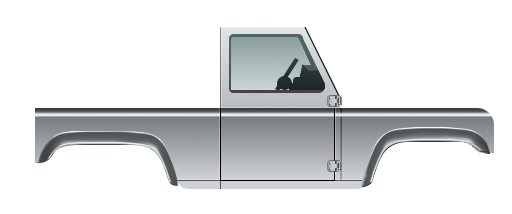
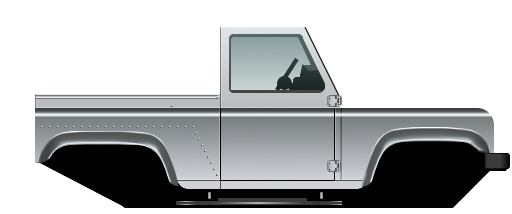
Before/after of a 512px x 214px layered artwork. What changed in the layer stack:
showed "Spots" over 40, 105, 218, 176
added layer "Bumper" above "Body" over 485, 153, 510, 169
renamed "Top" to "Tray", showed it, painted on it over 35, 94, 220, 108
added layer "Step" above "Chassis" over 176, 192, 342, 205
added layer "Chassis" above "Guide" over 40, 132, 507, 208
